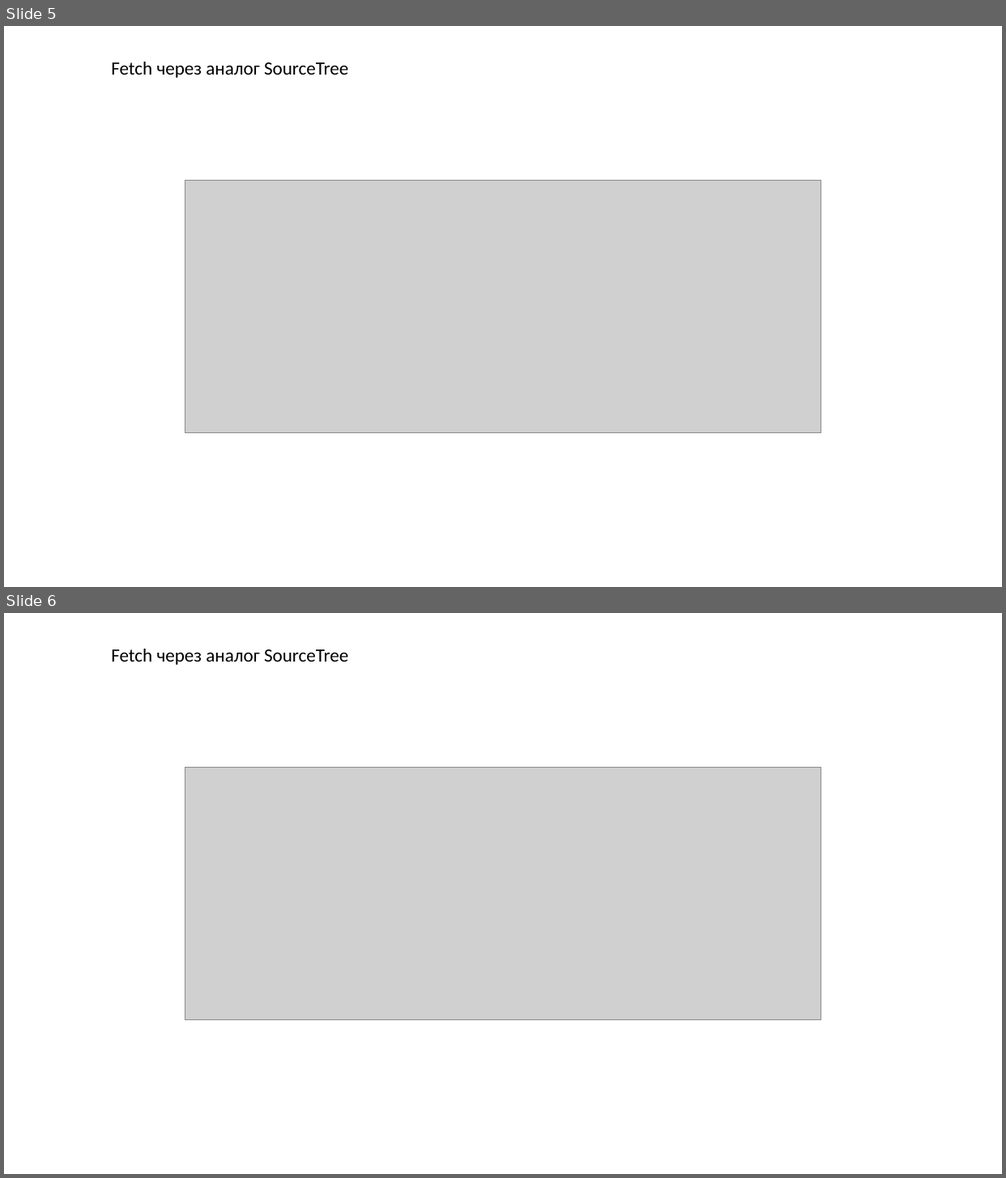
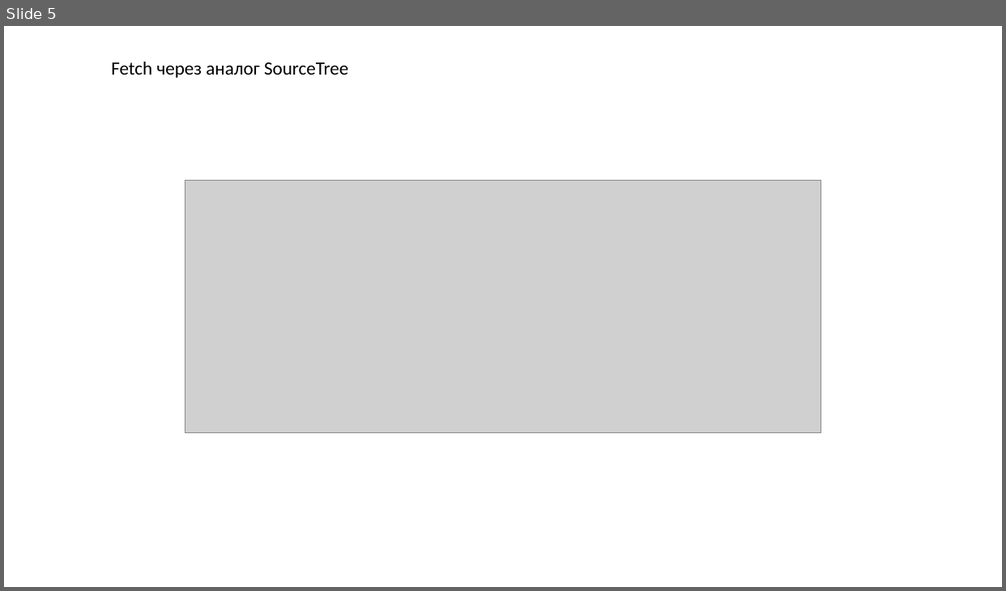
Before and after one commit to Urrba/Tech-Mind-Homework, a slide deck: Homework 3_Yevhenii Urbanas.pptx. Shown one above the other, each under a label of ours: slides 5 and 6 before the commit, slide 5 after it. The pictures are 1006x1178 and 1006x591 pixels, drawn with LibreOffice and Linux fonts; fonts in the diff are those of the drawing; grey boxes stand for pictures. Boxes give left, top, right and bottom in pixels: in the first picture for what was removed or moved away, otherwise in the second. Text is boxed around its words. In the diff, an @@ line names an element or a change of style, - is before the commit and + after.

```diff
--- a/Homework 3_Yevhenii Urbanas.pptx
+++ b/Homework 3_Yevhenii Urbanas.pptx
@@ slide 6 removed at bbox=[4, 613, 1002, 1174], background #FFFFFF @@
@@ text removed at bbox=[111, 649, 348, 665] @@
-Fetch через аналог SourceTree
@@ picture removed at bbox=[185, 767, 821, 1020] @@
```
